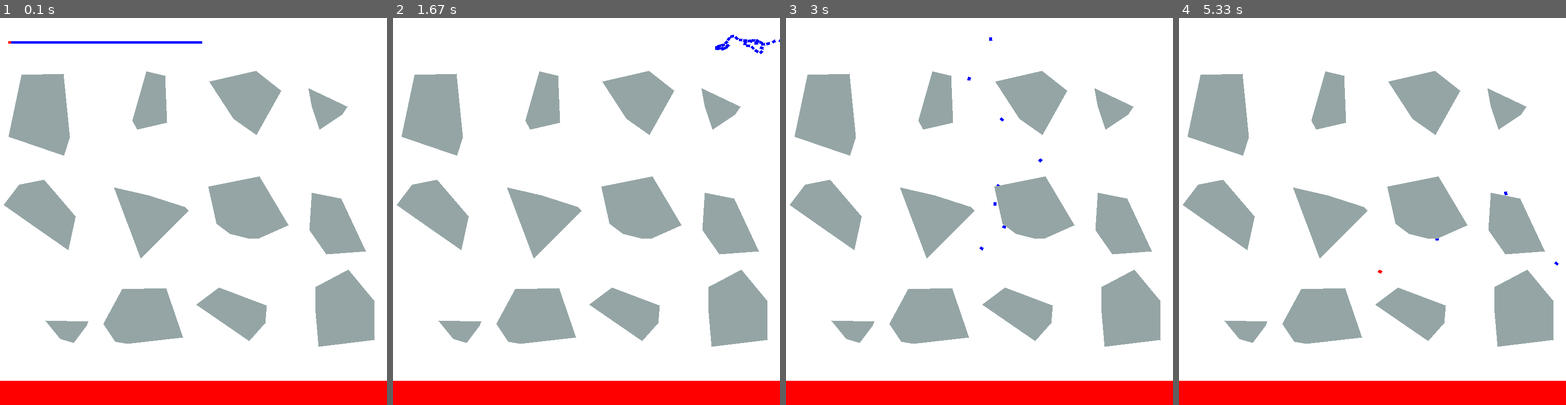
Above: before the commit, frames 1-4 (left to right).
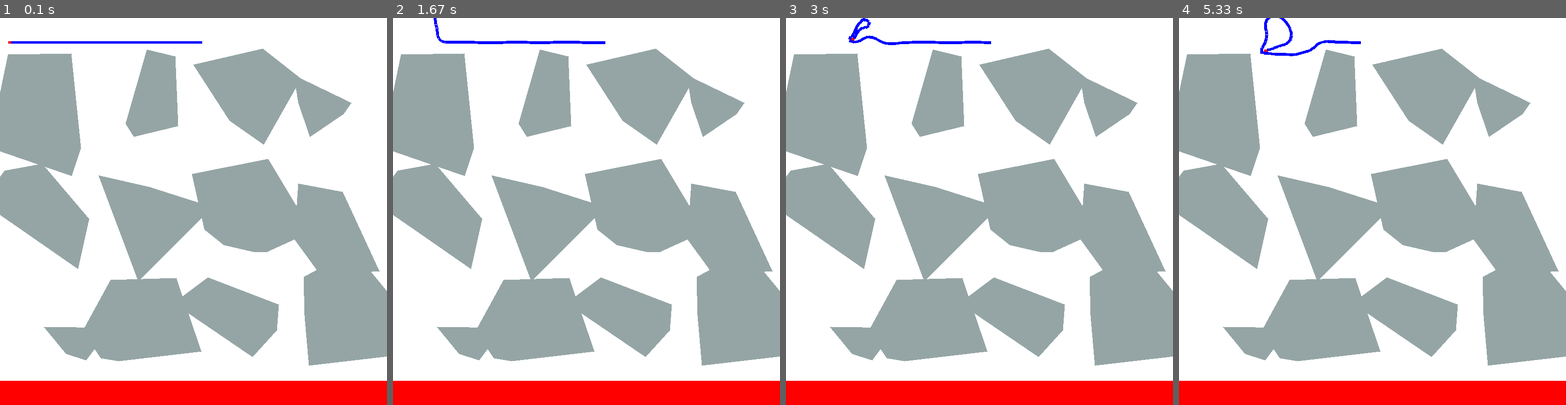
Above: after the commit, the same moments.

Repository: majklost/2Dsim
Game: pygame game, started from tests/cableTest.py
The game is run twice, just before and just after one commit, with the same random seed, the same clock (stepped at 60 frames per second) and the same inputs.
Inputs (mouse positions are in pixels of both pictures, inside the frame that each line leads up to):
- Up to frame 1 (0.1 s): no input
- Up to frame 2 (1.67 s): click (586, 211) at 0.38 s; hold Right 0.67-1.13 s; hold Up 1.17-1.47 s; hold Right from 1.5 s (still down)
- Up to frame 3 (3 s): release Right at 1.97 s; hold Left 2-2.53 s; hold Down 2.57-2.87 s; hold Left from 2.9 s (still down)
- Up to frame 4 (5.33 s): release Left at 3.3 s; hold Up 3.33-3.7 s; hold Right 3.73-4.37 s; hold Down 4.4-4.77 s; hold Left 4.8-5.27 s; hold Right from 5.3 s (still down)

The runs differ from the first frame. In frame 1, 22% of the frame differs, in the area x 0-100%, y 7-90%; in frame 2, 23%, in the area x 0-100%, y 0-90%; in frame 3, 23%; in frame 4, 23%.

Commit message:
controls rewritten

Diff:
--- a/src/controls/keyControls.py
+++ b/src/controls/keyControls.py
@@ -2,22 +2,35 @@
 import pygame
 from typing import List
 
+
 from pymunk import vec2d
+from pymunk.pygame_util import from_pygame
+
 
 # movement and switching objects to control
+# selecting object can be done by 2 things:
+# 1. tab move forward, shift+tab move backward
+# 2. click on the object
 
-MOVING_VEL = 3000
+
+# MOVING_FORCE = 3000
 
 class KeyControls:
-    def __init__(self, space: pymunk.Space, objects: List[pymunk.Body]):
+    def __init__(self, space: pymunk.Space, objects: List[pymunk.Body], moving_force,screen):
         self.space = space
         self.objects = objects
         self.current = 0
-        self.objects[self.current].color = pygame.Color("red")
+        self.objects[self.current].color = pygame.Color("yellow")
+        self.moving_force = moving_force
+        self.screen = screen
 
+    def change_color(self,color):
+        o = self.objects[self.current]
+        for s in o.shapes:
+            s.color = color
 
-
-    def solve_keys(self, keys, keydowns):
+    def solve_keys(self, keys, keydowns,click):
+        self.change_color(pygame.Color("blue"))
         for k in keydowns:
             if k.key == pygame.K_TAB and k.mod & pygame.KMOD_SHIFT:
                 self.current = (self.current - 1) % len(self.objects)
@@ -25,17 +38,28 @@
             elif k.key == pygame.K_TAB:
                 self.current = (self.current + 1) % len(self.objects)
                 print("change forward")
+        if click is not None:
+            p = from_pygame(click.pos, self.screen)
+            for i, obj in enumerate(self.objects):
+                for s in obj.shapes:
+                    dist = s.point_query(p).distance
+                    if dist < 0:
+                        self.current = i
+                        print("change to", i)
+                        break
 
-        cur_vel = [0, 0]
+
+        cur_force = [0, 0]
         if keys[pygame.K_LEFT]:
-            cur_vel[0] = -MOVING_VEL
+            cur_force[0] = -self.moving_force
         if keys[pygame.K_RIGHT]:
-            cur_vel[0] = MOVING_VEL
+            cur_force[0] = self.moving_force
         if keys[pygame.K_UP]:
-            cur_vel[1] = -MOVING_VEL
+            cur_force[1] = -self.moving_force
         if keys[pygame.K_DOWN]:
-            cur_vel[1] = MOVING_VEL
-        c=vec2d.Vec2d(cur_vel[0], cur_vel[1])
+            cur_force[1] = self.moving_force
+        c=vec2d.Vec2d(cur_force[0], cur_force[1])
         goodC = c.rotated(-self.objects[self.current].angle)
-        self.objects[self.current].apply_force_at_local_point(goodC*20, (0, 0))
-        # self.objects[self.current].velocity = cur_vel
+        self.objects[self.current].apply_force_at_local_point(goodC, (0, 0))
+        # self.objects[self.current].velocity = cur_force
+        self.change_color(pygame.Color("yellow"))
--- a/src/helpers/foams.py
+++ b/src/helpers/foams.py
@@ -1,6 +1,10 @@
 import pymunk
 
 DENSIY = 0.05
+SEP_TO_SEGMENT_RATIO = 2.3
+# SEP_TO_SEGMENT_RATIO = 2.5
+DIST_DEVIATION_TOLERANCE = 0.01
+DIST_DEVIATION_PENALTY = 70
 
 
 class Foam:
@@ -9,6 +13,9 @@
     https://www.scss.tcd.ie/michael.manzke/CS7057/cs7057-1516-14-MassSpringSystems-mm.pdf
     https://graphics.stanford.edu/courses/cs468-02-winter/Papers/Rigidcloth.pdf
     """
+
+    # STANDARD_StructuralSpringParams = Foam.SpringParams(2000, 2000)
+    # STANDARD_ShearSpringParams = SpringParams(300, 50)
 
     def __init__(self, x, y, w, h, masspoints_per_length, structSpringParams, shearSpringParams):
         """
@@ -21,61 +28,68 @@
         :param structSpringParams: stiffness and damping of structural springs
         :param shearSpringParams:  stiffness and damping of shear springs
         """
+        self.SHOW_CORRECTION = True
         self.segments = []
         self.segments_shapes = []
         self.structuralSprings = []  #horizontal and vertical
         self.shearSprings = []  #diagonal one
-        row_mass_num = int(w * masspoints_per_length)
-        col_mass_num = int(h * masspoints_per_length)
 
-
-        self.row_mass_num = row_mass_num  #number of masses in row
-        self.col_mass_num = col_mass_num  #number of masses in column
+        self.row_mass_num = int(w * masspoints_per_length)  #number of masses in row
+        self.col_mass_num = int(h * masspoints_per_length)  #number of masses in column
         self.structuralSpringsParams = structSpringParams
         self.shearSpringsParams = shearSpringParams
-        self.sep = w / row_mass_num
-        self.segment_radius = self.sep /2.3
+        self.sep = w / self.row_mass_num
+        self.segment_radius = self.sep / SEP_TO_SEGMENT_RATIO
 
-        for i in range(col_mass_num):
-            row, row_shape = self._fillLine(x, y + i * self.sep, row_mass_num, self.sep)
+        self._create_grid(x, y)
+
+    def _create_grid(self, x, y):
+        for i in range(self.col_mass_num):
+            row, row_shape = self._fillLine(x, y + i * self.sep, self.row_mass_num, self.sep)
             self.segments.append(row)
             self.segments_shapes.append(row_shape)
         # add vertical springs
-        for i in range(row_mass_num):
-            for j in range(col_mass_num - 1):
+        for i in range(self.row_mass_num):
+            for j in range(self.col_mass_num - 1):
                 spring = pymunk.constraints.DampedSpring(self.segments[j][i], self.segments[j + 1][i], (0, 0), (0, 0),
                                                          self.sep,
                                                          self.structuralSpringsParams.stiffness,
                                                          self.structuralSpringsParams.damping)
                 spring.force_func = self._spring_force_fnc
                 self.structuralSprings.append(spring)
+
+    def _create_cross_springs(self):
         #add  \ diagonal springs
-        for i in range(row_mass_num - 1):
-            for j in range(col_mass_num - 1):
-                spring = pymunk.constraints.DampedSpring(self.segments[j][i], self.segments[j + 1][i + 1], (0, 0), (0, 0),
+        for i in range(self.row_mass_num - 1):
+            for j in range(self.col_mass_num - 1):
+                spring = pymunk.constraints.DampedSpring(self.segments[j][i], self.segments[j + 1][i + 1], (0, 0),
+                                                         (0, 0),
                                                          self.sep * (2) ** 0.5,
                                                          self.shearSpringsParams.stiffness,
                                                          self.shearSpringsParams.damping)
                 # spring.force_func = self._spring_force_fnc
                 self.shearSprings.append(spring)
         # add / diagonal springs
-        for i in range(row_mass_num - 1):
-            for j in range(col_mass_num - 1):
-                spring = pymunk.constraints.DampedSpring(self.segments[j + 1][i], self.segments[j][i + 1], (0, 0), (0, 0),
+        for i in range(self.row_mass_num - 1):
+            for j in range(self.col_mass_num - 1):
+                spring = pymunk.constraints.DampedSpring(self.segments[j + 1][i], self.segments[j][i + 1], (0, 0),
+                                                         (0, 0),
                                                          self.sep * (2) ** 0.5,
                                                          self.shearSpringsParams.stiffness,
                                                          self.shearSpringsParams.damping)
                 # spring.force_func = self._spring_force_fnc
                 self.shearSprings.append(spring)
 
-    def _spring_force_fnc(self, spring :pymunk.DampedSpring, dist):
-        if dist > spring.rest_length*1.01:
+    def _spring_force_fnc(self, spring: pymunk.DampedSpring, dist):
+        if dist > spring.rest_length * (1 + DIST_DEVIATION_TOLERANCE):
+            if self.SHOW_CORRECTION:
+                for s in spring.a.shapes.union(spring.b.shapes):
+                    s.color = (255, 0, 0, 255)
+            return -DIST_DEVIATION_PENALTY * spring.stiffness * (dist - spring.rest_length)
+        if self.SHOW_CORRECTION:
             for s in spring.a.shapes.union(spring.b.shapes):
-                s.color = (255, 0, 0, 255)
-            return -50 *spring.stiffness * (dist-spring.rest_length)
-        for s in spring.a.shapes.union(spring.b.shapes):
-            s.color = (0, 0, 255, 255)
-        return -spring.stiffness * (dist-spring.rest_length)
+                s.color = (0, 0, 255, 255)
+        return -spring.stiffness * (dist - spring.rest_length)
 
     def _fillLine(self, x, y, num, sep):
         """
@@ -112,6 +126,7 @@
         # space.add(*self.centerSprings)
 
     class SpringParams:
+
         def __init__(self, stiffness, damping):
             self.stiffness = stiffness
             self.damping = damping
--- a/tests/TestTemplate.py
+++ b/tests/TestTemplate.py
@@ -14,6 +14,7 @@
         self.draw_constraints = True
         self.keys = pygame.key.get_pressed()
         self.keydowns = []
+        self.click = None
 
     def setup(self):
         """
@@ -57,11 +58,17 @@
         pygame.time.get_ticks()
         while running:
             self.keydowns = []
+            self.click = None
             for event in pygame.event.get():
                 if event.type == pygame.QUIT:
                     running = False
                 if event.type == pygame.KEYDOWN:
                     self.keydowns.append(event)
+                if event.type == pygame.MOUSEBUTTONDOWN:
+                    self.click = event
+
+
+
             self.keys = pygame.key.get_pressed()
             self.display.fill((255, 255, 255))
             # things before rendering physics
--- a/tests/cableTest.py
+++ b/tests/cableTest.py
@@ -14,13 +14,14 @@
 #so far not with RRT
 
 #will need redefinition of start and goal
-BLOCK_RADIUS = 100
+BLOCK_RADIUS = 150
 BLOCK_ROWS = 3
 BLOCK_COLUMNS = 4
 SEED_SEQ_INIT = 20
 CABLE_LENGTH = 400
 CABLE_SEGMENTS = 60
 OBSTALCES = True
+MOVING_FORCE = 1200
 
 class CableTest(TestTemplate):
     def __init__(self):
@@ -49,14 +50,14 @@
         #
         # self.cable = HardJointCable(20, 50, CABLE_LENGTH, CABLE_SEGMENTS, springParams)
         self.cable.add(self.space)
-        self.kk = KeyControls(self.space,self.cable.segments)
+        self.kk = KeyControls(self.space,self.cable.segments,MOVING_FORCE,self.display)
         self.prev_vel = self.cable.segments[self.kk.current].velocity
 
 
 
     def pre_render(self):
         self.cable.segments_shapes[self.kk.current].color = (0, 0, 255, 255)
-        self.kk.solve_keys(self.keys,self.keydowns)
+        self.kk.solve_keys(self.keys,self.keydowns,self.click)
         self.cable.segments_shapes[self.kk.current].color = (255, 0, 0, 255)
         dv = (self.cable.segments[self.kk.current].velocity[0] - self.prev_vel[0],
               self.cable.segments[self.kk.current].velocity[1] - self.prev_vel[1])
--- a/tests/foamTest.py
+++ b/tests/foamTest.py
@@ -18,12 +18,12 @@
 FOAM_STRUCTURAL_PARAMS = Foam.SpringParams(2000, 2000)
 FOAM_BENDING_PARAMS = Foam.SpringParams(300, 50)
 OBSTACLES = True
+MOVING_FORCE = 20000
 
 class FoamTest(TestTemplate):
     def __init__(self):
         super().__init__(800, 800, 80)
-        self.space.damping = .1
-
+        self.space.damping = .3
 
     def setup(self):
         self.draw_constraints = False
@@ -43,13 +43,15 @@
         #foam
         self.foam = Foam(100, 10, FOAM_WIDTH, FOAM_HEIGHT, MASS_PER_LENGTH, FOAM_STRUCTURAL_PARAMS, FOAM_BENDING_PARAMS)
         self.foam.add(self.space)
-        self.kk = KeyControls(self.space,sum(self.foam.segments,[]))
+        self.kk = KeyControls(self.space,sum(self.foam.segments,[]),MOVING_FORCE,self.display)
         self.prev_vel = self.foam.segments[self.kk.current][0].velocity
 
     def pre_render(self):
-        self.foam.segments_shapes[self.kk.current][0].color = (0, 0, 255, 255)
-        self.kk.solve_keys(self.keys,self.keydowns)
-        self.foam.segments_shapes[self.kk.current][0].color = (255, 0, 0, 255)
+        # self.foam.segments_shapes[self.kk.current][0].color = (0, 0, 255, 255)
+        if self.click:
+            print("click here")
+        self.kk.solve_keys(self.keys,self.keydowns,self.click)
+        # self.foam.segments_shapes[self.kk.current][0].color = (255, 0, 0, 255)
 
 
 if __name__ == "__main__":
--- a/tests/playground/foamPlayground.py
+++ b/tests/playground/foamPlayground.py
@@ -11,7 +11,7 @@
     def setup(self):
         self.draw_constraints = False
         self.space.gravity = 0, 98.1
-        self.space.damping = .2
+        self.space.damping = .3
         #foam
         foamParamsStruct = Foam.SpringParams(2000, 2000)
         foamParamsBend = Foam.SpringParams(300, 50)
Empty file added: src/helpers/goalspecifier.py
